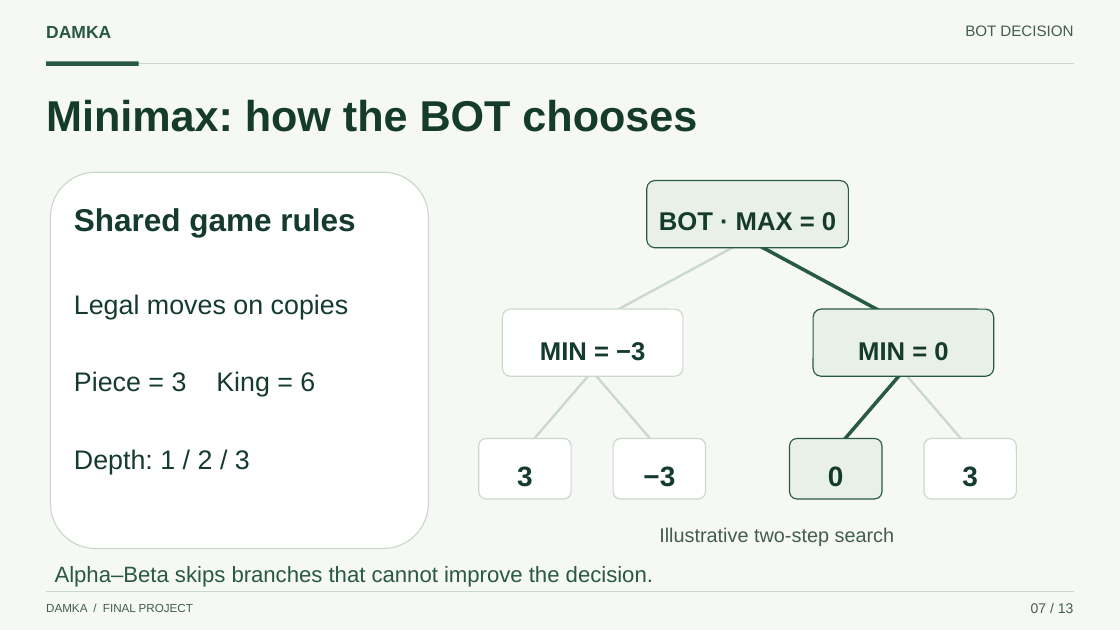
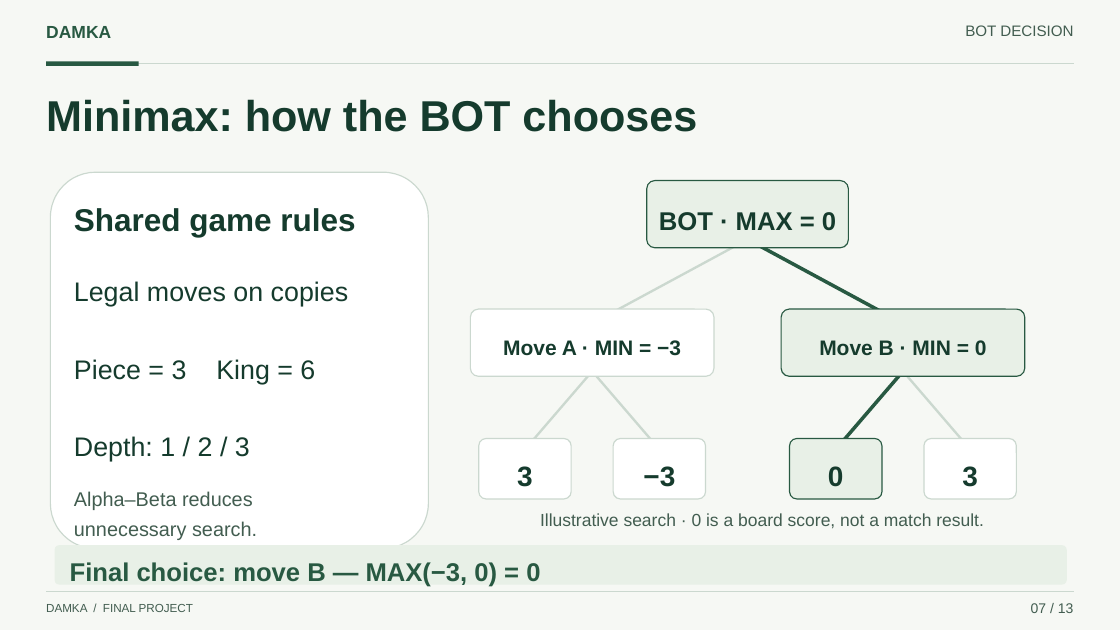
Before and after one commit to MuthannaFrhat/damka-game, a slide deck: slide 7 of docs/presentation/Damka_Presentation.pptx. Drawn at 1120x630 pixels with LibreOffice and Linux fonts; fonts in the diff are those of the drawing. Boxes give left, top, right and bottom in pixels: in the first picture for what was removed or moved away, otherwise in the second. Text is boxed around its words. In the diff, an @@ line names an element or a change of style, - is before the commit and + after.

Commit message:
Align presentation with project book and clarify technical terms

```diff
--- a/docs/presentation/Damka_Presentation.pptx
+++ b/docs/presentation/Damka_Presentation.pptx
@@ text "Legal moves on copies": place and size @@
-text "Legal moves on copies" at (74,294,349,474)
+text "Legal moves on copies" at (74,281,349,461)
@@ rounded rectangle: place and size @@
-rounded rectangle at (502,309,683,376)
+rounded rectangle at (471,309,714,376)
@@ rounded rectangle: place and size @@
-rounded rectangle at (813,309,994,376)
+rounded rectangle at (781,309,1025,376)
@@ text at (503,340,681,356): text changed; size 22 to 18 pt @@
-MIN = −3
+Move A · MIN = −3
@@ text at (819,340,987,355): text changed; size 22 to 18 pt @@
-MIN = 0
+Move B · MIN = 0
@@ text added at (74,491,257,540), 17 pt, text #425D50 @@
+Alpha–Beta reduces
+unnecessary search.
@@ text at (540,513,984,528): text changed; size 17 to 15 pt @@
-Illustrative two-step search
+Illustrative search · 0 is a board score, not a match result.
@@ text removed at (55,566,653,587) @@
-Alpha–Beta skips branches that cannot improve the decision.
@@ rounded rectangle added at (55,545,1067,585), fill #E8F0E7 @@
@@ text added at (70,562,540,587), 22 pt, text #285942, bold @@
+Final choice: move B — MAX(−3, 0) = 0
```
Also in this commit, not shown: 1 other slide changed, 2 slides added, 2 slides removed, 4 other files.
